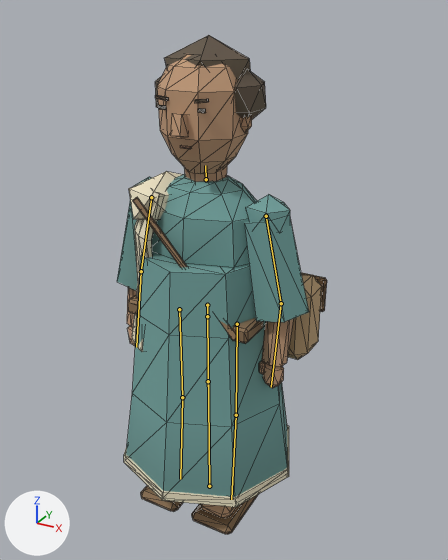
The glTF model public/assets/models/traveler.glb: old version first, new version second.
Before and after are seen from a 50 mm lens placed at (1.107, -1.88, 1.963), pointed at (0.052, 0.038, 1.004). Arrows for +X, +Y and +Z are at lower left; the lights stay in place. The first picture is the older version. The bones that bend it are drawn over the model as lines. Mesh edges are drawn as thin lines.

Names of what the first picture shows: 'traveler_skin'.
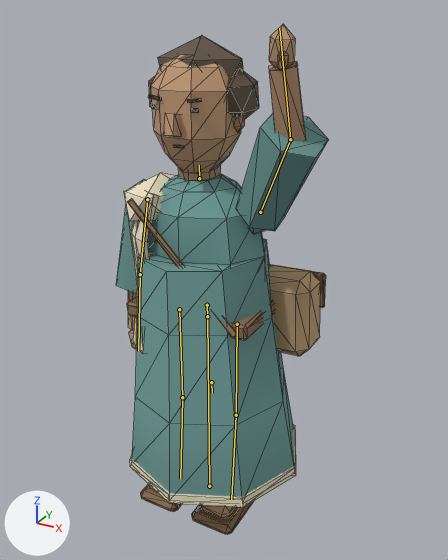
The newer file adds an action. The first version stands in its rest pose; the second is drawn at frame 24 of the action 'Wave'.

Location of each change, [x1, y1, x2, y2] in pixels of the pictures (448 x 560 px):
```json
{"object": "traveler_skin", "change": "posed", "before": [117, 35, 327, 534], "after": [116, 24, 329, 534]}
{"bone": "arm_right", "before": "(266, 216) to (281, 303)", "after": "(260, 212) to (290, 139)"}
{"bone": "forearm_right", "before": "(281, 303) to (271, 387)", "after": "(290, 139) to (279, 28)"}
{"bone": "head", "before": "(206, 179) to (205, 165)", "after": "(199, 178) to (199, 165)"}
```

Scene script edits in JSON lines:
```json
{"block": "bone_body", "where": "bone_body = bpy.data.objects['traveler_rig'].pose.bones['body']  # child of 'root'"}
{"op": "set", "path": "bone_body.rotation_quaternion", "old": "(1.0, 0.0, 0.0, 0.0)", "new": "(1.0, 0.0, 0.0, 0.024)", "note": "degrees (0, 0, 0) -> degrees (0, 0, 3)"}
{"block": "bone_arm_right", "where": "bone_arm_right = bpy.data.objects['traveler_rig'].pose.bones['arm_right']  # child of 'body'"}
{"op": "set", "path": "bone_arm_right.rotation_quaternion", "old": "(1.0, 0.0, 0.0, 0.0)", "new": "(0.372, -0.027, 0.067, -0.925)", "note": "degrees (0, 0, 0) -> degrees (-8, 0, -136)"}
{"block": "bone_forearm_right", "where": "bone_forearm_right = bpy.data.objects['traveler_rig'].pose.bones['forearm_right']  # child of 'arm_right'"}
{"op": "set", "path": "bone_forearm_right.rotation_quaternion", "old": "(1.0, 0.0, 0.0, 0.0)", "new": "(0.941, 0.0, 0.0, -0.339)", "note": "degrees (0, 0, 0) -> degrees (0, 0, -40)"}
{"block": "bone_head", "where": "bone_head = bpy.data.objects['traveler_rig'].pose.bones['head']  # child of 'body'"}
{"op": "set", "path": "bone_head.rotation_quaternion", "old": "(1.0, 0.0, 0.0, 0.0)", "new": "(1.0, 0.0, 0.0, -0.024)", "note": "degrees (0, 0, 0) -> degrees (0, 0, -3)"}
```
